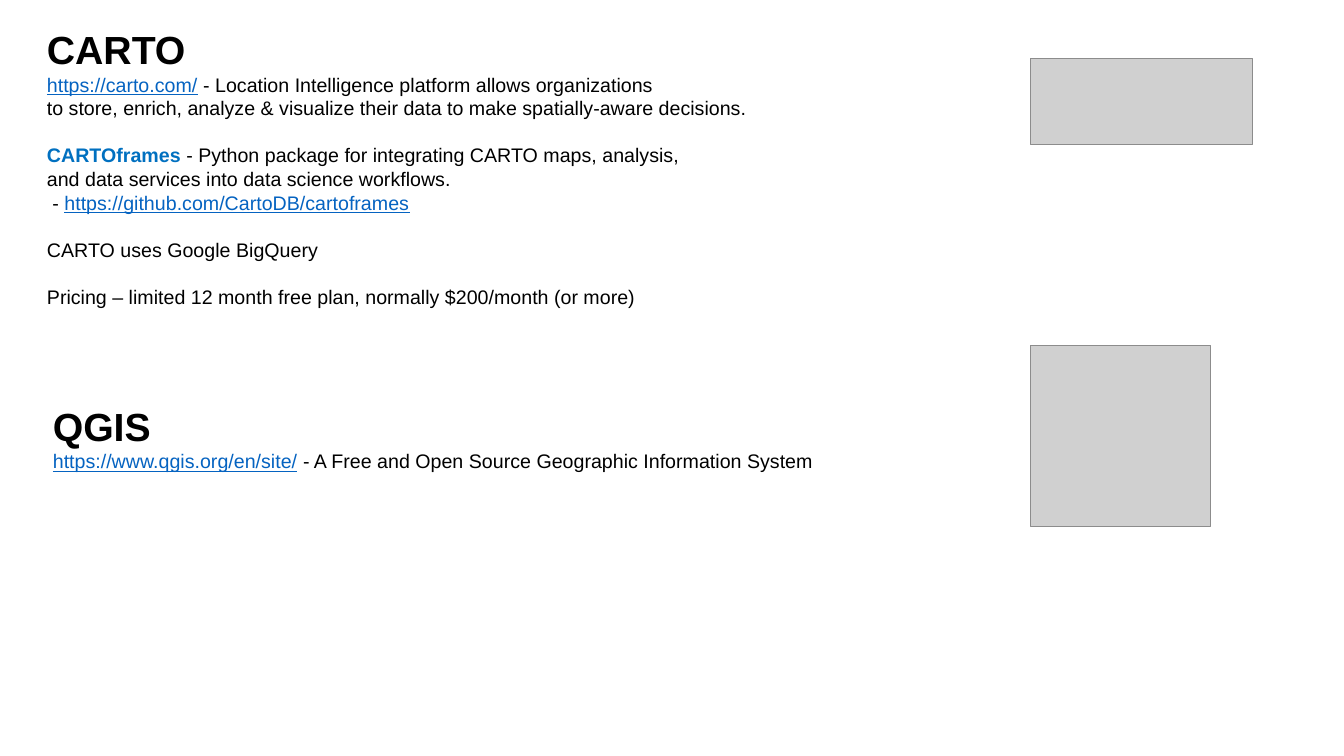
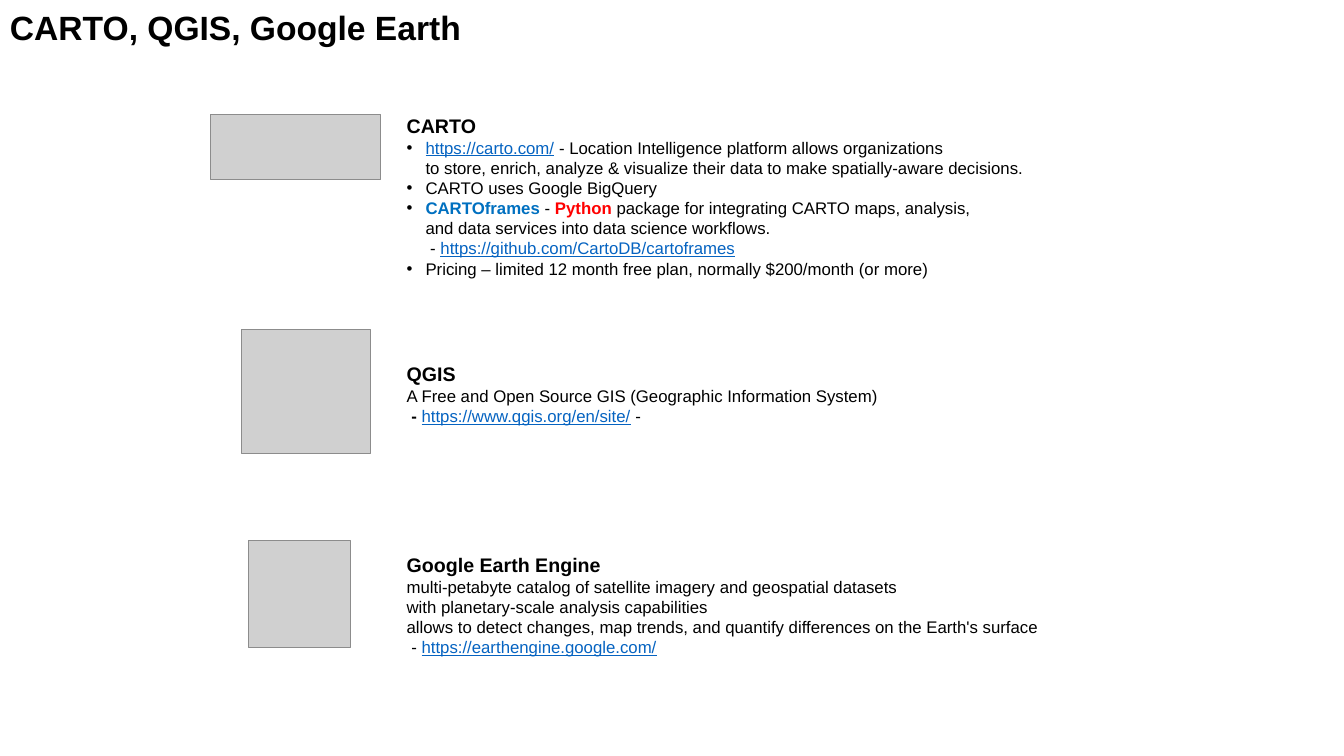
Before and after one commit to lselector/ml_ai_doc, a slide deck: slide 4 of Geo_Spatial.pptx (slide 6 before the commit). Drawn at 1344x756 pixels with LibreOffice and Linux fonts; fonts in the diff are those of the drawing; grey boxes stand for pictures. Boxes give left, top, right and bottom in pixels: in the first picture for what was removed or moved away, otherwise in the second. Text is boxed around its words. In the diff, an @@ line names an element or a change of style, - is before the commit and + after.

Commit message:
revised Geo_Spatial

```diff
--- a/Geo_Spatial.pptx
+++ b/Geo_Spatial.pptx
@@ text added at [10,15,461,47], 24 pt, text #000000, bold @@
+CARTO, QGIS, Google Earth
@@ picture removed at [1030,58,1253,144] @@
@@ picture added at [211,114,381,179] @@
@@ text "CARTO": place and size @@
-text "CARTO" at [47,36,746,308]
+text "CARTO" at [407,119,1023,279]
@@ text at [407,119,1023,279]: size 28 to 14 pt in "CARTO"; size 14 to 12 pt; text colour #000000 to #FF0000, bold on in "Python"; bullet none to • @@
@@ text at [426,182,657,198]: paragraph added @@
+• CARTO uses Google BigQuery
@@ text at [47,242,318,261]: paragraph removed @@
-CARTO uses Google BigQuery
@@ picture added at [241,330,370,454] @@
@@ picture removed at [1030,346,1211,526] @@
@@ text added at [407,367,877,426], 12 pt, text #000000 @@
+QGIS
+A Free and Open Source GIS (Geographic Information System)
+- https://www.qgis.org/en/site/ -
@@ text removed at [53,413,812,472] @@
-QGIS
-https://www.qgis.org/en/site/ - A Free and Open Source Geographic Information System
@@ picture added at [248,540,350,647] @@
@@ text added at [407,557,1038,657], 12 pt, text #000000 @@
+Google Earth Engine
+multi-petabyte catalog of satellite imagery and geospatial datasets
+with planetary-scale analysis capabilities
+allows to detect changes, map trends, and quantify differences on the Earth's surface
+- https://earthengine.google.com/
```
Also in this commit, not shown: 6 other slides changed, 3 slides added, 1 slide removed, 1 other file.
